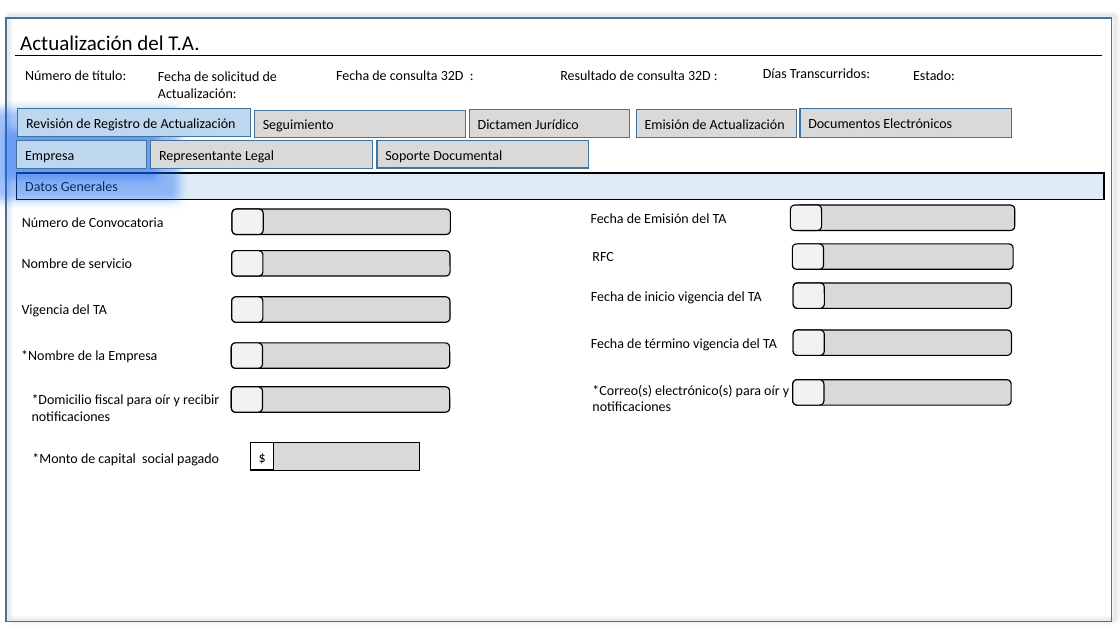
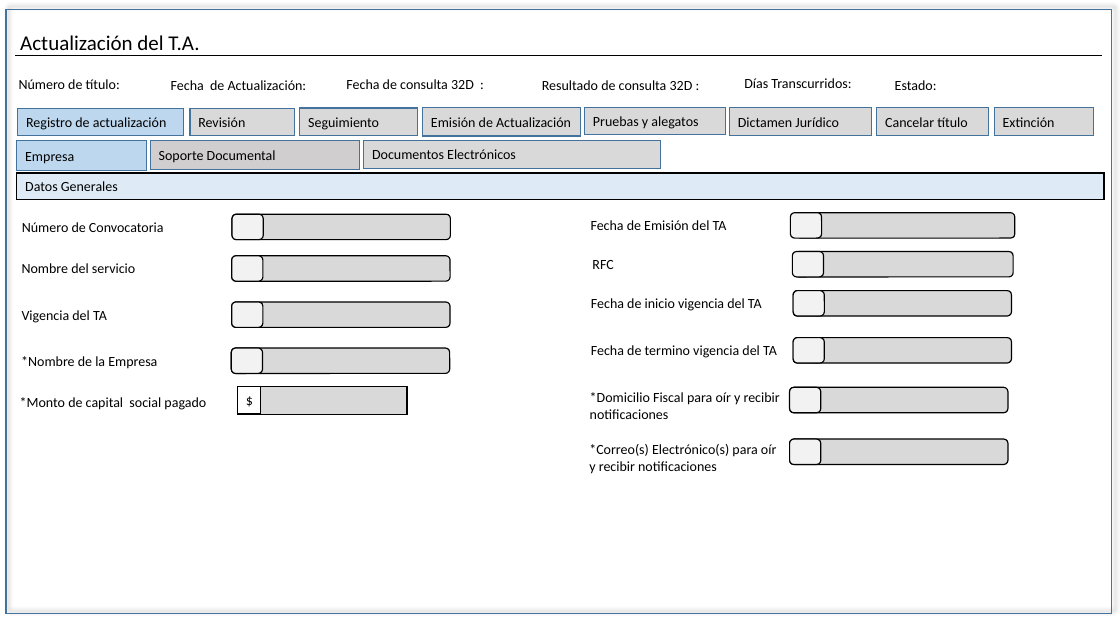
Before and after one commit to EDDIE83/Documentos, a slide deck: slide 24 of TAF 092019/PANTALAS EIU´S Actualizacion.pptx. Drawn at 1120x630 pixels with LibreOffice and Linux fonts; fonts in the diff are those of the drawing. Boxes give left, top, right and bottom in pixels: in the first picture for what was removed or moved away, otherwise in the second. Text is boxed around its words. In the diff, an @@ line names an element or a change of style, - is before the commit and + after.

```diff
--- a/TAF 092019/PANTALAS EIU´S Actualizacion.pptx
+++ b/TAF 092019/PANTALAS EIU´S Actualizacion.pptx
@@ rectangle: place and size @@
-rectangle at (6, 18, 1112, 622)
+rectangle at (6, 9, 1112, 613)
@@ text "Número de título:": place and size @@
-text "Número de título:" at (25, 70, 126, 80)
+text "Número de título:" at (19, 79, 120, 89)
@@ text at (171, 80, 307, 90): text changed @@
-Fecha de solicitud de Actualización:
+Fecha de Actualización:
@@ text "Fecha de consulta 32D :": place and size @@
-text "Fecha de consulta 32D :" at (336, 70, 464, 80)
+text "Fecha de consulta 32D :" at (346, 79, 474, 89)
@@ 3 texts: place and size @@
-3 texts at (560, 68, 955, 80)
+3 texts at (542, 78, 937, 90)
@@ rectangle "Registro de actualización": place and size @@
-rectangle "Registro de actualización" at (18, 108, 250, 137)
+rectangle "Registro de actualización" at (18, 108, 183, 135)
@@ text in rectangle at (26, 117, 167, 130): text changed @@
-Revisión de Registro de Actualización
+Registro de actualización
@@ rectangle added at (190, 108, 295, 136), fill #D9D9D9, outline #43739E 1 pt, 12 pt, text #000000 @@
+Revisión
@@ rectangle "Seguimiento": place and size @@
-rectangle "Seguimiento" at (255, 110, 465, 137)
+rectangle "Seguimiento" at (300, 108, 418, 136)
@@ rectangle "Emisión de Actualización": place and size @@
-rectangle "Emisión de Actualización" at (637, 109, 797, 137)
+rectangle "Emisión de Actualización" at (423, 108, 581, 136)
@@ rectangle added at (585, 108, 725, 134), fill #D9D9D9, outline #43739E 1 pt, 12 pt, text #000000 @@
+Pruebas y alegatos
@@ rectangle "Dictamen Jurídico": place and size @@
-rectangle "Dictamen Jurídico" at (470, 110, 629, 138)
+rectangle "Dictamen Jurídico" at (730, 108, 872, 135)
@@ rectangle added at (877, 108, 989, 135), fill #D9D9D9, outline #43739E 1 pt, 12 pt, text #000000 @@
+Cancelar título
@@ rectangle added at (995, 108, 1094, 135), fill #D9D9D9, outline #43739E 1 pt, 12 pt, text #000000 @@
+Extinción
@@ rectangle "Soporte Documental": place and size @@
-rectangle "Soporte Documental" at (377, 141, 588, 168)
+rectangle "Soporte Documental" at (150, 140, 360, 169)
@@ rectangle "Soporte Documental" at (150, 140, 360, 169): fill #D9D9D9 to #D0CECE @@
@@ rectangle removed at (151, 141, 373, 169) @@
-Representante Legal
@@ rectangle "Documentos Electrónicos": place and size @@
-rectangle "Documentos Electrónicos" at (800, 108, 1011, 138)
+rectangle "Documentos Electrónicos" at (364, 140, 660, 168)
@@ text at (22, 263, 135, 273): text changed @@
-Nombre de servicio
+Nombre del servicio
@@ 10 rounded rectangles, 4 texts: place and size @@
-10 rounded rectangles, 4 texts at (21, 209, 1013, 368)
+10 rounded rectangles, 4 texts at (21, 214, 1013, 373)
@@ text at (591, 345, 777, 358): text changed @@
-Fecha de término vigencia del TA
+Fecha de termino vigencia del TA
@@ 6 rounded rectangles, 2 texts: place and size @@
-6 rounded rectangles, 2 texts at (591, 205, 1015, 355)
+6 rounded rectangles, 2 texts at (591, 213, 1015, 363)
@@ 2 rectangles, 1 text: place and size @@
-2 rectangles, 1 text at (32, 443, 420, 471)
+2 rectangles, 1 text at (20, 386, 408, 414)
@@ rounded rectangle: place and size @@
-rounded rectangle at (231, 386, 450, 412)
+rounded rectangle at (790, 387, 1008, 413)
@@ rounded rectangle: place and size @@
-rounded rectangle at (231, 386, 262, 412)
+rounded rectangle at (790, 387, 821, 413)
@@ text at (590, 392, 780, 419): text changed @@
-*Domicilio fiscal para oír y recibir notificaciones
+*Domicilio Fiscal para oír y recibir notificaciones
@@ text at (589, 444, 776, 474): text changed @@
-*Correo(s) electrónico(s) para oír y recibir notificaciones
+*Correo(s) Electrónico(s) para oír y recibir notificaciones
@@ rounded rectangle: place and size @@
-rounded rectangle at (793, 380, 1012, 405)
+rounded rectangle at (790, 439, 1008, 465)
@@ rounded rectangle: place and size @@
-rounded rectangle at (793, 380, 824, 405)
+rounded rectangle at (790, 439, 821, 465)
```
Also in this commit, not shown: 20 other slides changed, 30 other files.
